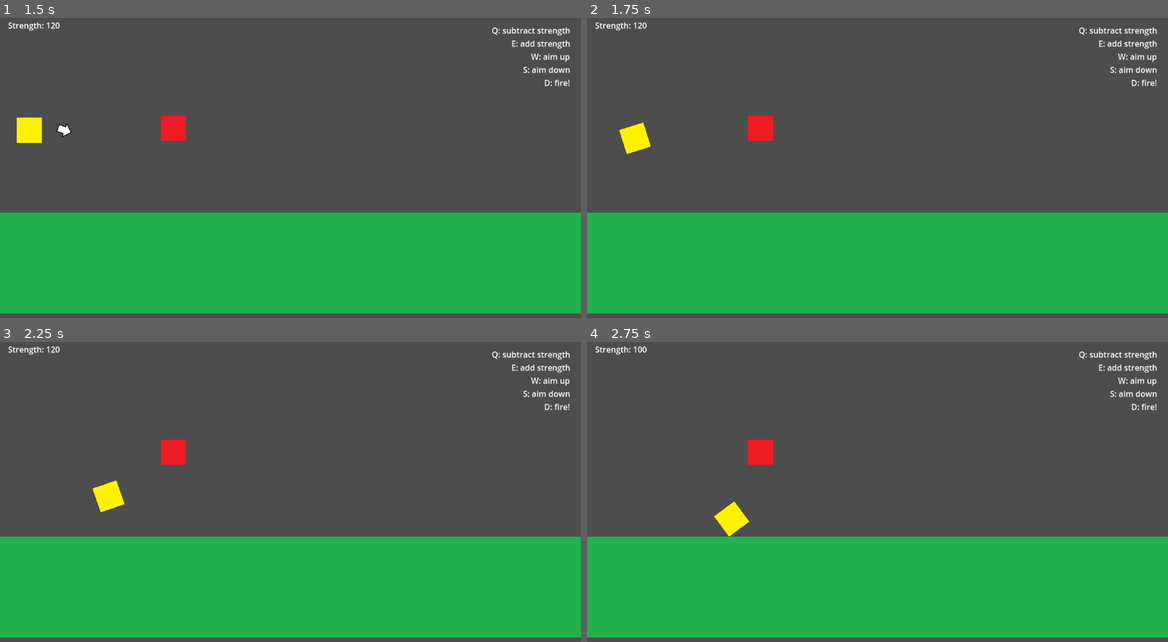
Above: before the commit, frames 1-4 (two rows, left to right).
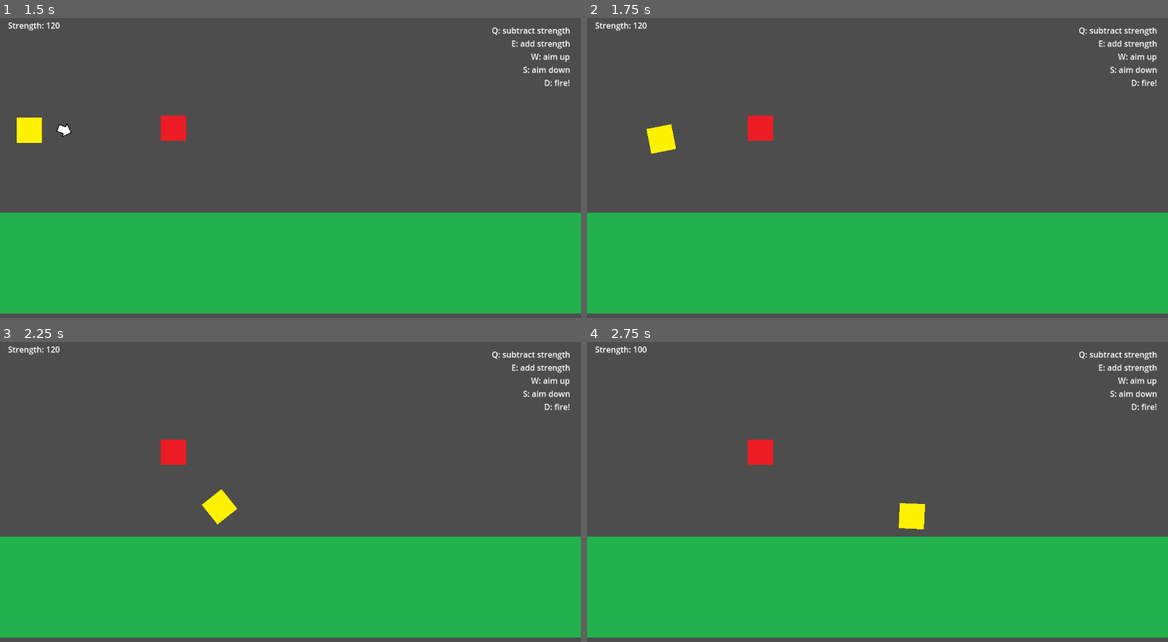
Above: after the commit, the same moments.

Repository: bsu-cs315/E1.1-Hovell
Game: Godot game, scene res://level.tscn
Two runs of this game, one before a commit and one after it. Both use one fixed random seed, a clock stepped at 60 frames per second and the inputs below.
Inputs:
- Up to frame 1 (1.5 s): tap Enter at 0.5 s; tap E (addStrength) at 0.6 s; tap S (addY) at 0.8, 1.35 s; tap Space at 1.25 s
- Up to frame 2 (1.75 s): tap D (launch) at 1.55 s
- Up to frame 3 (2.25 s): tap D (launch) at 2.1 s
- Up to frame 4 (2.75 s): tap Q (subtractStrength) at 2.3 s

Frame 1 is identical in both runs. In frame 2, 0.7% of the frame differs, in the area x 5-16%, y 34-46%; in frame 3, 0.8%, in the area x 15-41%, y 46-61%; in frame 4, 0.8%.

Commit message:
Refactor code to seperate Level and Shooter functions

Diff:
--- a/level.gd
+++ b/level.gd
@@ -3,9 +3,27 @@
 
 # Called when the node enters the scene tree for the first time.
 func _ready() -> void:
-	pass # Replace with function body.
+	$HUD.updateStrength($Shooter.strength)
 
 
 # Called every frame. 'delta' is the elapsed time since the previous frame.
 func _process(delta: float) -> void:
-	pass
+	if (Input.is_action_just_pressed("launch")):
+		$Shooter.launch()
+		$Arrow.hide()
+
+	if (Input.is_action_just_pressed("addStrength")):
+		$Shooter.addStrength()
+		$HUD.updateStrength($Shooter.strength)
+
+	if (Input.is_action_just_pressed("subtractStrength")):
+		$Shooter.subtractStrength()
+		$HUD.updateStrength($Shooter.strength)
+
+	if (Input.is_action_just_pressed("addY")):
+		$Shooter.addY()
+		if ($Shooter.yDirection < 90): $Arrow.rotation_degrees += 10
+
+	if (Input.is_action_just_pressed("subtractY")):
+		$Shooter.subtractY()
+		if ($Shooter.yDirection > -90): $Arrow.rotation_degrees -= 10
--- a/shooter.gd
+++ b/shooter.gd
@@ -7,30 +7,24 @@
 # Called when the node enters the scene tree for the first time.
 func _ready() -> void:
 	gravity_scale = 0
-	$"../HUD".updateStrength(strength)
 
-# Called every frame. 'delta' is the elapsed time since the previous frame.
-func _process(delta: float) -> void:
-	if Input.is_action_just_pressed("launch") && !isShot:
-		var direction = Vector2(1, yDirection).normalized()
-		var velocity = direction * strength
-		apply_impulse(Vector2(50,yDirection), velocity)
-		gravity_scale = 0.1
+func launch():
+	if (!isShot):
+		apply_impulse(Vector2(strength,yDirection), Vector2(1, yDirection).normalized())
+		gravity_scale = 0.2
 		isShot = true
-		$"../Arrow".hide()
 
-	if Input.is_action_just_pressed("addY") && yDirection < 90 && !isShot:
+func addY():
+	if (yDirection < 90 && !isShot):
 		yDirection += 10
-		$"../Arrow".rotation_degrees += 10
 
-	if Input.is_action_just_pressed("subtractY") && yDirection > -90 && !isShot:
+func subtractY():
+	if (yDirection > -90 && !isShot):
 		yDirection -= 10
-		$"../Arrow".rotation_degrees -= 10
 
-	if Input.is_action_just_pressed("addStrength"):
-		strength += 20
-		$"../HUD".updateStrength(strength)
+func addStrength():
+	strength += 20
 
-	if Input.is_action_just_pressed("subtractStrength") && strength > 0:
+func subtractStrength():
+	if (strength > 0):
 		strength -= 20
-		$"../HUD".updateStrength(strength)
